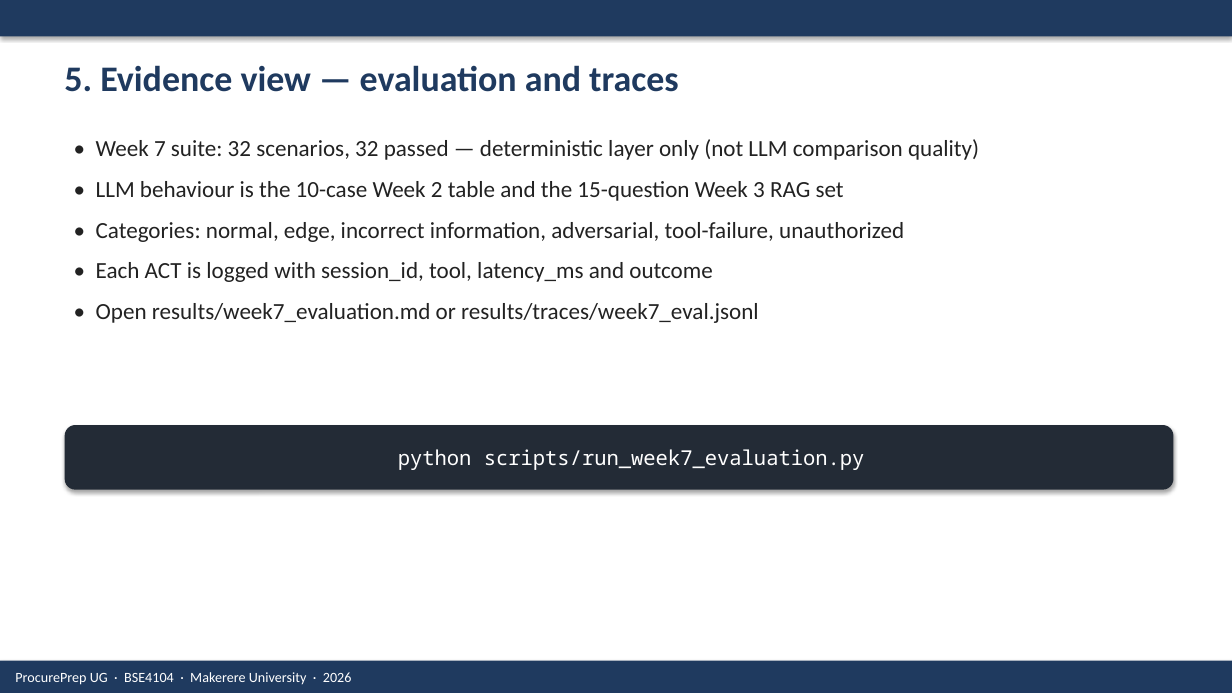
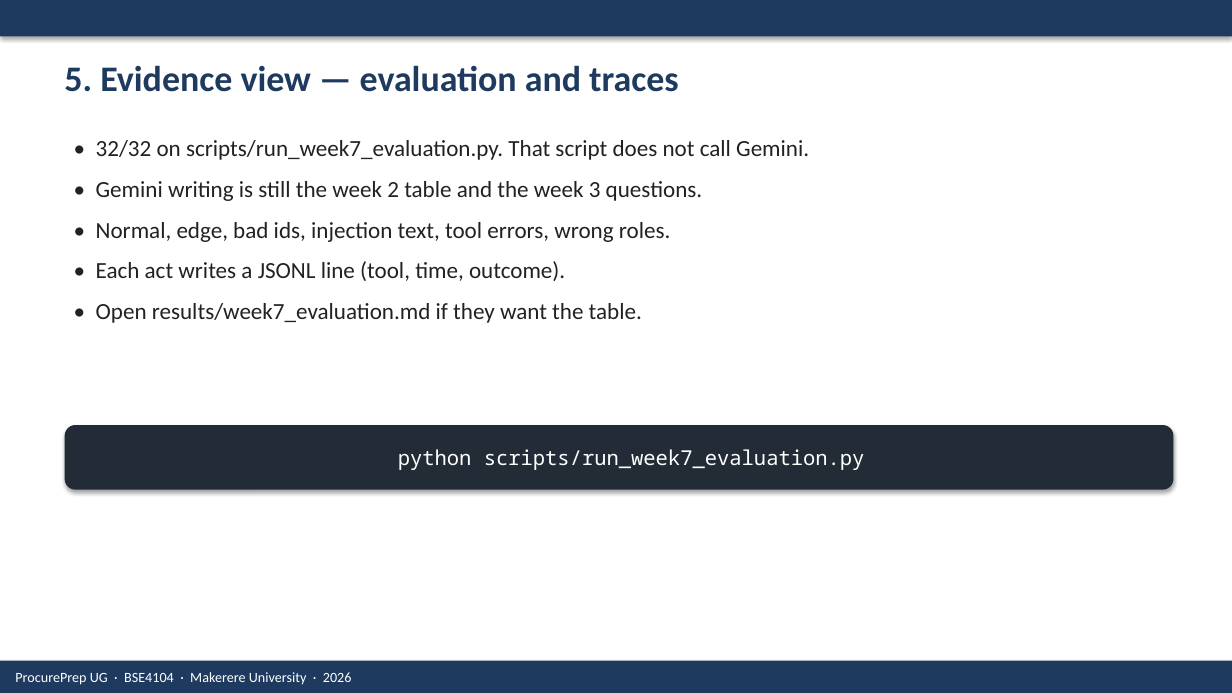
Before and after one commit to AINEMBABAZI-KIIZA-DAVIS/BSE4104_Capstone, a slide deck: slide 6 of docs/ProcurePrep UG Final Presentation.pptx. Drawn at 1232x693 pixels with LibreOffice and Linux fonts; fonts in the diff are those of the drawing. Boxes give left, top, right and bottom in pixels: in the first picture for what was removed or moved away, otherwise in the second. Text is boxed around its words. In the diff, an @@ line names an element or a change of style, - is before the commit and + after.

Commit message:
feat: connect live procurement backend and evaluation flow

```diff
--- a/docs/ProcurePrep UG Final Presentation.pptx
+++ b/docs/ProcurePrep UG Final Presentation.pptx
@@ text at [96,140,809,323]: text changed @@
-• Week 7 suite: 32 scenarios, 32 passed — deterministic layer only (not LLM comparison quality)
-• LLM behaviour is the 10-case Week 2 table and the 15-question Week 3 RAG set
-• Categories: normal, edge, incorrect information, adversarial, tool-failure, unauthorized
-• Each ACT is logged with session_id, tool, latency_ms and outcome
-• Open results/week7_evaluation.md or results/traces/week7_eval.jsonl
+• 32/32 on scripts/run_week7_evaluation.py. That script does not call Gemini.
+• Gemini writing is still the week 2 table and the week 3 questions.
+• Normal, edge, bad ids, injection text, tool errors, wrong roles.
+• Each act writes a JSONL line (tool, time, outcome).
+• Open results/week7_evaluation.md if they want the table.
```
Also in this commit, not shown: 8 other slides changed, 1 slide added, 1 slide removed, 29 other files.
